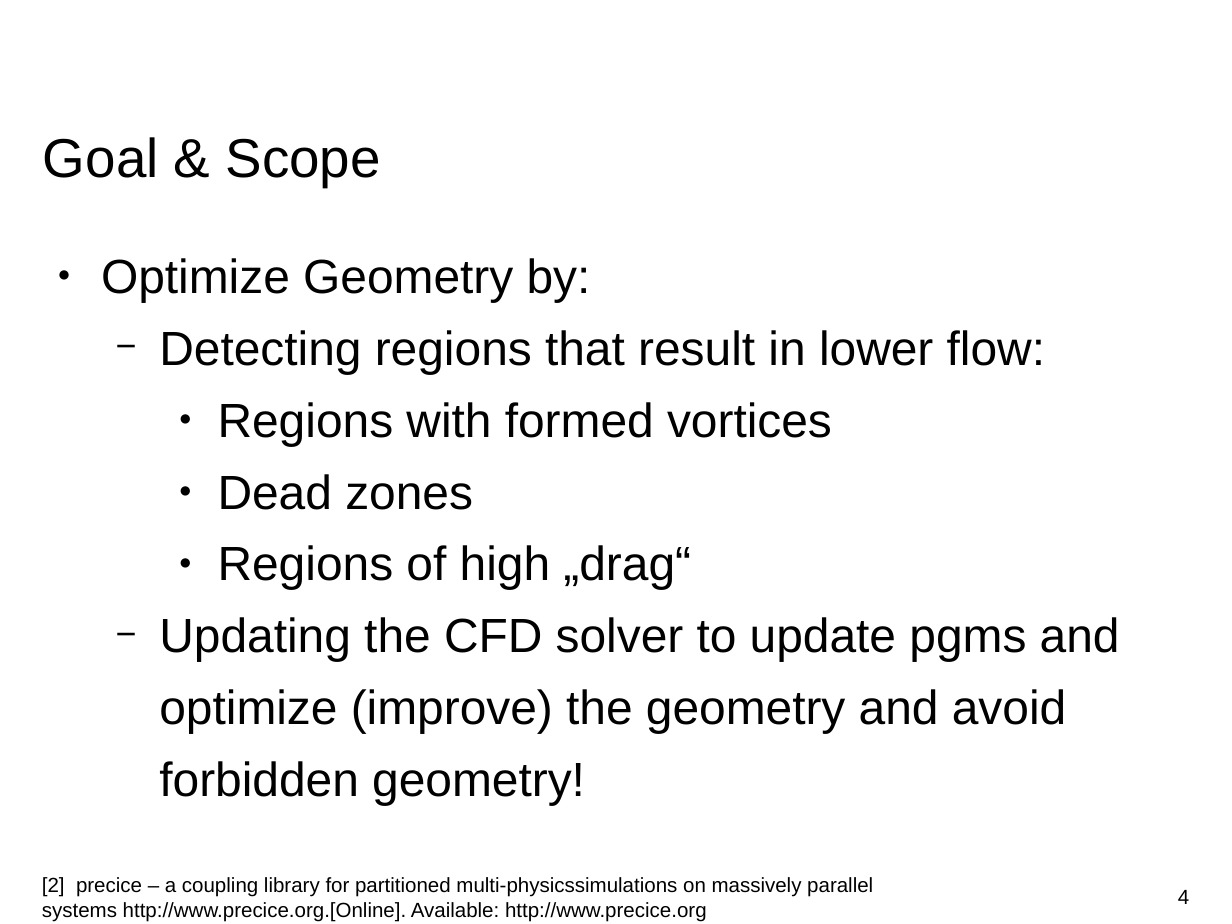
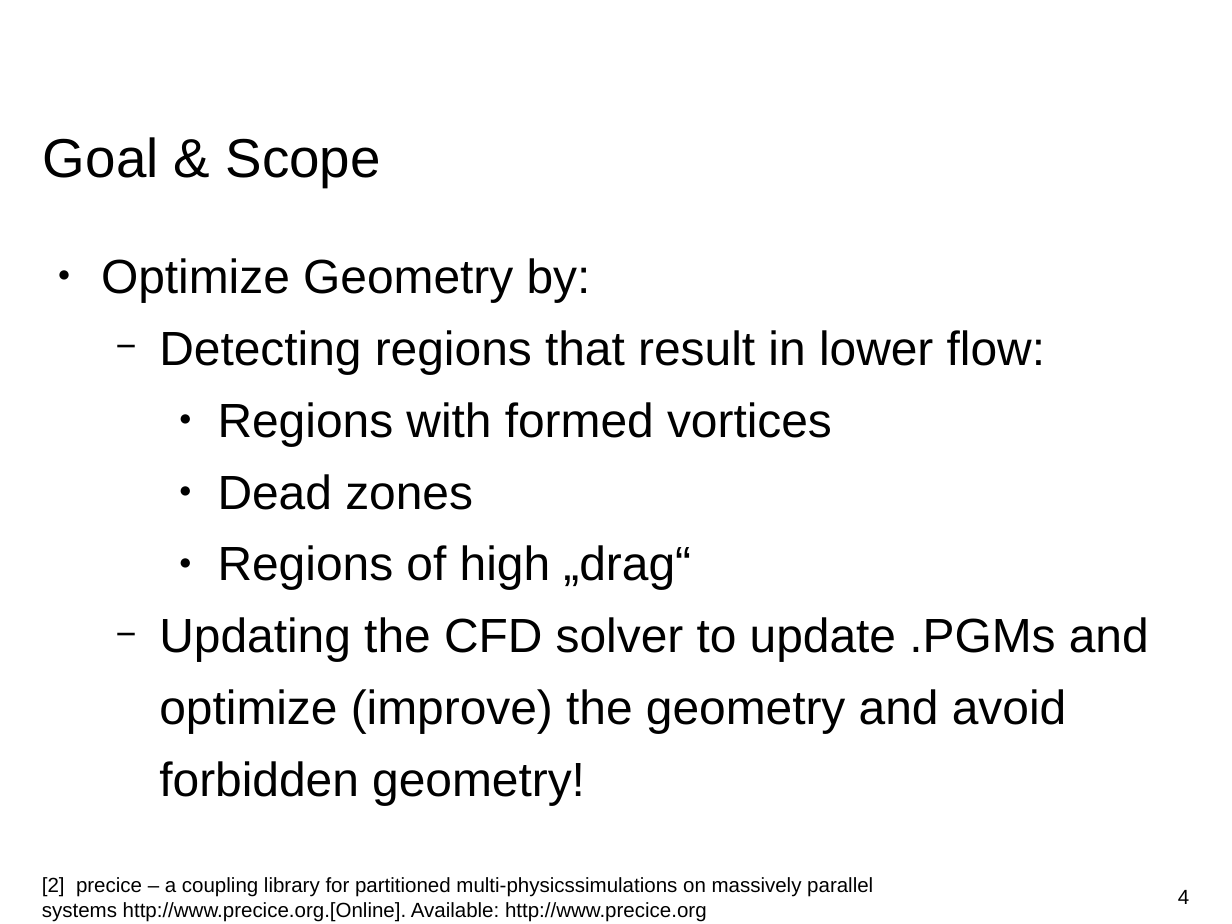
Before and after one commit to huangq1234553/cfd-lab, a slide deck: slide 4 of Presentation.odp. Drawn at 1232x924 pixels with LibreOffice and Linux fonts; fonts in the diff are those of the drawing; background and template pictures are left out. Boxes give left, top, right and bottom in pixels: in the first picture for what was removed or moved away, otherwise in the second. Text is boxed around its words. In the diff, an @@ line names an element or a change of style, - is before the commit and + after.

Commit message:
Updated presentation

```diff
--- a/Presentation.odp
+++ b/Presentation.odp
@@ text at (x1=159, y1=617, x2=1149, y2=805): text changed @@
-  − Updating the CFD solver to update pgms and optimize (improve) the geometry and avoid forbidden geometry!
+  − Updating the CFD solver to update .PGMs and optimize (improve) the geometry and avoid forbidden geometry!
```
Also in this commit, not shown: 2 other slides changed.
